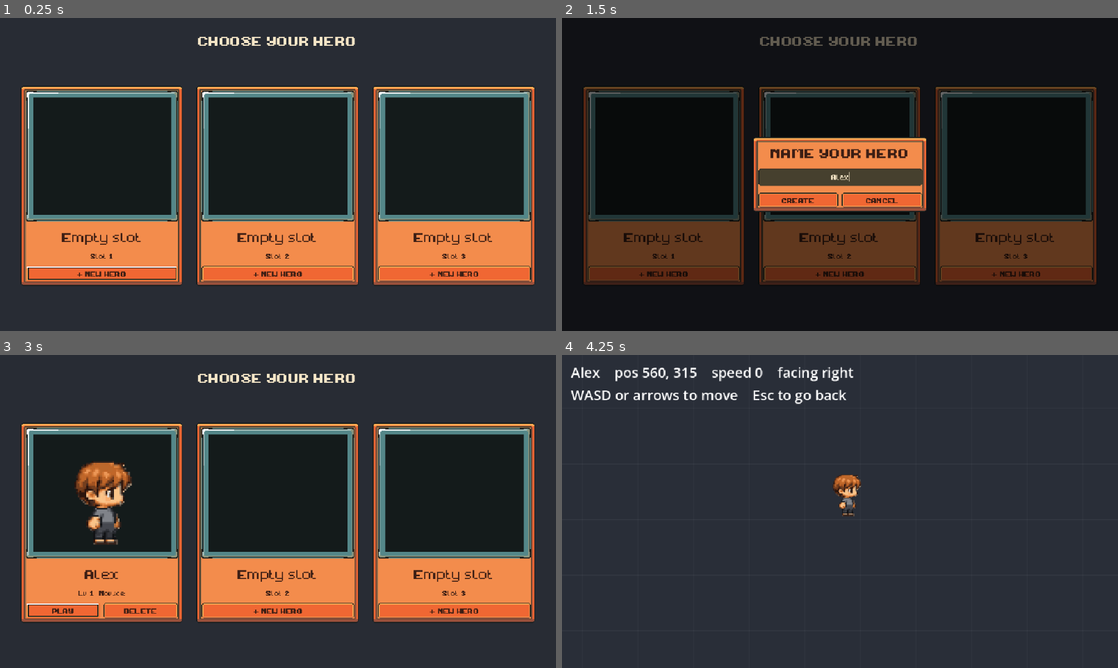
Above: before the commit, frames 1-4 (two rows, left to right).
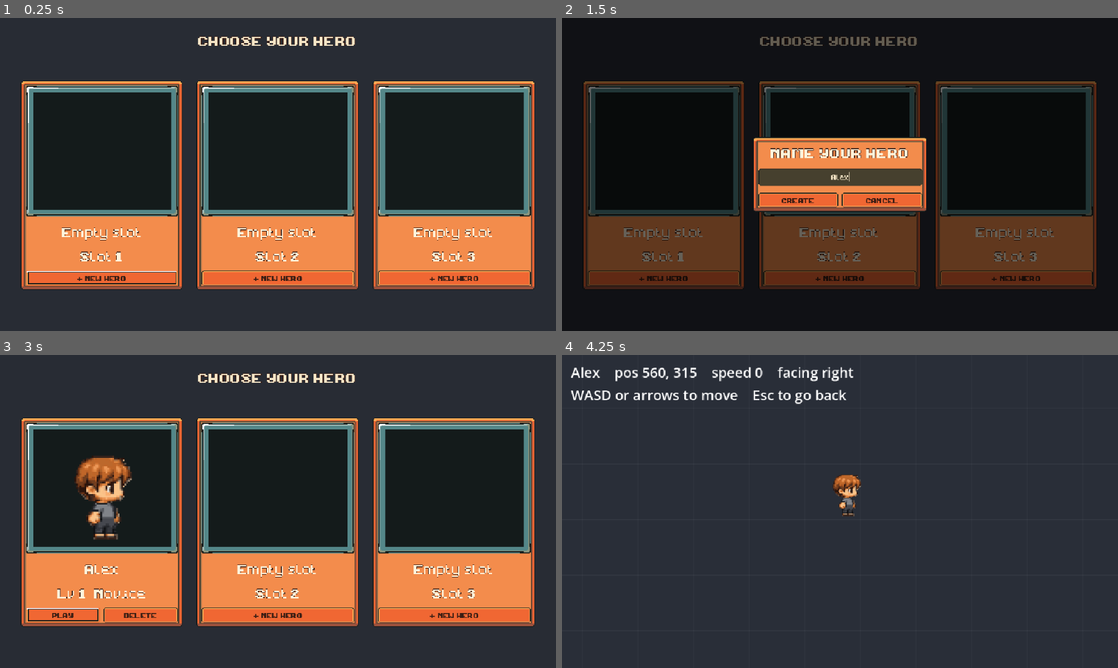
Above: after the commit, the same moments.

Repository: tthung1997/miniquest
Game: Godot game, scene res://scenes/main.tscn
The game is run twice, just before and just after one commit, with the same random seed, the same clock (stepped at 60 frames per second) and the same inputs.
Inputs (mouse positions are in pixels of both pictures, inside the frame that each line leads up to):
- Up to frame 1 (0.25 s): no input
- Up to frame 2 (1.5 s): click "+ NEW HERO" at 0.5 s; click (840, 177) at 1.27 s; type "Alex" at 1.35 s
- Up to frame 3 (3 s): click "+ NEW HERO" at 2 s; click "CREATE" at 2.75 s
- Up to frame 4 (4.25 s): click "PLAY" at 3.5 s

The runs differ from the first frame. In frame 1, 13% of the frame differs, in the area x 3-97%, y 6-87%; in frame 2, 11%; in frame 3, 15%; in frame 4, nothing differs.

Commit message:
Make card and dialog text easier to read
Labels are now cream with a dark outline instead of dark brown on orange, and
the class line is 16px like the name.

Co-authored-by: Copilot App <223556219+Copilot@users.noreply.github.com>

Diff:
--- a/resources/ui/wood_theme.tres
+++ b/resources/ui/wood_theme.tres
@@ -96,7 +96,9 @@
 Button/styles/hover = SubResource("ButtonHover")
 Button/styles/normal = SubResource("ButtonNormal")
 Button/styles/pressed = SubResource("ButtonPressed")
-Label/colors/font_color = Color(0.235, 0.118, 0.078, 1)
+Label/colors/font_color = Color(1, 0.957, 0.863, 1)
+Label/colors/font_outline_color = Color(0.235, 0.118, 0.078, 1)
+Label/constants/outline_size = 1
 LineEdit/colors/caret_color = Color(0.96, 0.9, 0.78, 1)
 LineEdit/colors/font_color = Color(0.96, 0.9, 0.78, 1)
 LineEdit/colors/font_placeholder_color = Color(0.6, 0.55, 0.45, 1)
--- a/scenes/ui/hero_slot_card.tscn
+++ b/scenes/ui/hero_slot_card.tscn
@@ -40,6 +40,7 @@
 [node name="InfoLabel" type="Label" parent="Content"]
 unique_name_in_owner = true
 layout_mode = 2
+theme_override_font_sizes/font_size = 16
 text = "Info"
 horizontal_alignment = 1
 
